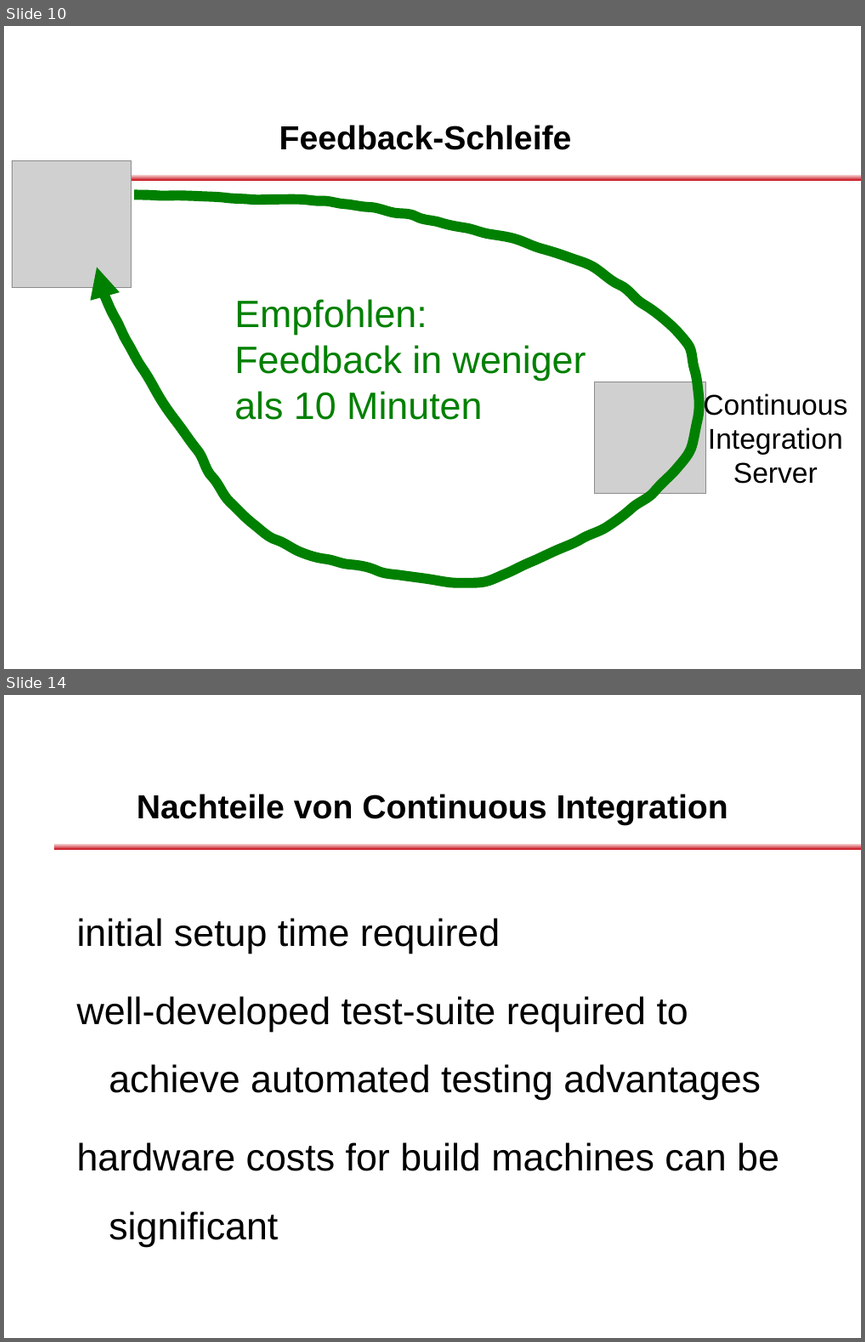
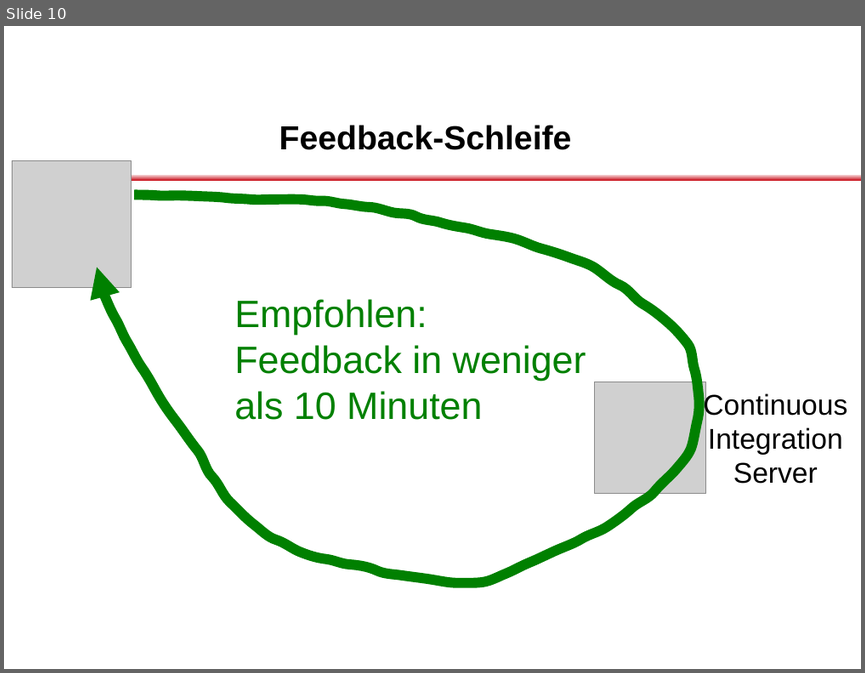
Before and after one commit to dlindner/vorlesung-se2-dhbw, a slide deck: added_2012/Continuous Integration.odp. Shown one above the other, each under a label of ours: slides 10 and 14 before the commit, slide 10 after it; the slides between them are not shown. The pictures are 865x1342 and 865x673 pixels, drawn with LibreOffice and Linux fonts; fonts in the diff are those of the drawing; grey boxes stand for pictures; background and template pictures are left out. Boxes give left, top, right and bottom in pixels: in the first picture for what was removed or moved away, otherwise in the second. Text is boxed around its words. In the diff, an @@ line names an element or a change of style, - is before the commit and + after.

Commit message:
Vorlesungseinheit für Continuous Integration als Release Candidate

```diff
--- a/added_2012/Continuous Integration.odp
+++ b/added_2012/Continuous Integration.odp
@@ slide 14 removed at [4,695,861,1338], background #FFFFFF; not listed: 2 template elements that a slide beside it also shows @@
@@ title removed at [137,794,728,825] @@
-Nachteile von Continuous Integration
@@ text removed at [77,918,779,1247] @@
-initial setup time required
-well-developed test-suite required to achieve automated testing advantages
-hardware costs for build machines can be significant
```
Also in this commit, not shown: 2 slides changed, 9 slides added, 7 other slides removed.
